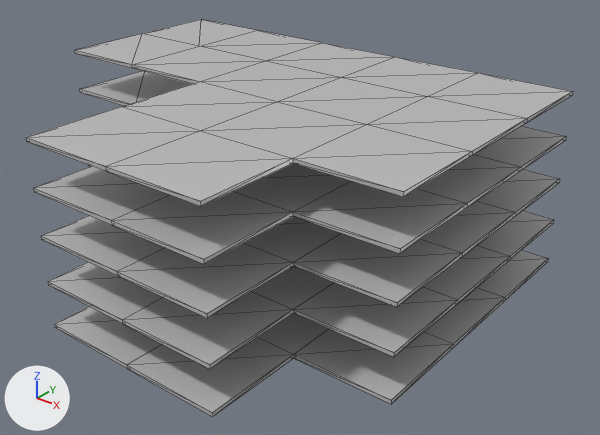
An edit to the glTF model models/floor01.glb, drawn before and after from the same camera.
One viewpoint serves both versions: a camera (50 mm lens) standing at (131.0, -140.3, 105.2) and looking at (13.9, 6.1, 14.5). Every picture has the same lights, and +X, +Y and +Z are marked at lower left. Mesh edges are drawn as thin lines. Where no turn or scale is listed for an object, it has been applied to the vertices.

In view in the first picture: 'floor1.001', 'floor2.001', 'floor3.001', 'floor4.001', 'floor5.001'.
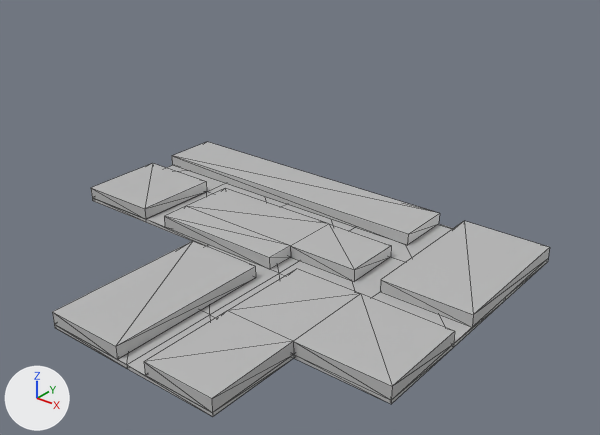
Edits to the bpy script that builds the scene:
```text
Add img_image_4:
    img_image_4 = load_image('Image_4', '_unpacked/Image_4', 512, 512, 'Non-Color')
Add img_image_5:
    img_image_5 = load_image('Image_5', '_unpacked/Image_5', 512, 512, 'Non-Color')
Add img_image_3:
    img_image_3 = load_image('Image_3', '_unpacked/Image_3', 512, 512, 'sRGB')
Change mat_floor:
    where n2 = _N.new('ShaderNodeTexImage'); n2.name = 'Image Texture'
    n2.image: img_image_0 -> img_image_3
    where n4 = _N.new('ShaderNodeTexImage'); n4.name = 'Image Texture.001'
    n4.image: img_image_1 -> img_image_4
    where n6 = _N.new('ShaderNodeTexImage'); n6.name = 'Image Texture.002'
    n6.image: img_image_2 -> img_image_5
Add mat_08___default:
    mat_08___default = bpy.data.materials.new('08 - Default')
    # uses the picture img_image_0
    # uses the picture img_image_1
    # uses the picture img_image_2
Add me_floor_room_3:
    me_floor_room_3.from_pydata(...)  # a box spanning x -74.0..17.3, y 33.3..50.0, z 1.0..4.3
    me_floor_room_3.materials.append(mat_08___default)
Add me_floor_room_4:
    me_floor_room_4.from_pydata(...)  # a box spanning x 25.0..50.0, y 8.4..50.0, z 1.0..4.3
    me_floor_room_4.materials.append(mat_08___default)
Add me_floor_room_2:
    me_floor_room_2.from_pydata(...)  # 16 vertices, 28 faces; spans x -41.9..17.3, y 0.0..25.0, z 1.0..4.3
    me_floor_room_2.materials.append(mat_08___default)
Add me_floor_room_1:
    me_floor_room_1.from_pydata(...)  # a box spanning x -25.0..-3.1, y -50.0..-5.4, z 1.0..4.3
    me_floor_room_1.materials.append(mat_08___default)
Add me_floor_room_5:
    me_floor_room_5.from_pydata(...)  # 16 vertices, 28 faces; spans x 5.7..50.0, y -50.0..0.0, z 1.0..4.3
    me_floor_room_5.materials.append(mat_08___default)
Add me_floor_room_0:
    me_floor_room_0.from_pydata(...)  # a box spanning x -74.0..-50.0, y 0.0..25.0, z 1.0..4.3
    me_floor_room_0.materials.append(mat_08___default)
Remove ob_floor2_001:
    ob_floor2_001 = bpy.data.objects.new('floor2.001', me_floor2)
    ob_floor2_001.location = (12.0, 0.0, 10.8)
Remove ob_floor3_001:
    ob_floor3_001 = bpy.data.objects.new('floor3.001', me_floor3)
    ob_floor3_001.location = (12.0, 0.0, 22.1)
Remove ob_floor4_001:
    ob_floor4_001 = bpy.data.objects.new('floor4.001', me_floor4)
    ob_floor4_001.location = (12.0, 0.0, 33.5)
Remove ob_floor5_001:
    ob_floor5_001 = bpy.data.objects.new('floor5.001', me_floor5)
    ob_floor5_001.location = (12.0, 0.0, 44.8)
Add ob_floor_room_3_001:
    ob_floor_room_3_001 = bpy.data.objects.new('floor_room_3.001', me_floor_room_3)
    ob_floor_room_3_001.location = (12.0, 0.0, -0.5)
Add ob_floor_room_4_001:
    ob_floor_room_4_001 = bpy.data.objects.new('floor_room_4.001', me_floor_room_4)
    ob_floor_room_4_001.location = (12.0, 0.0, -0.5)
Add ob_floor_room_2_001:
    ob_floor_room_2_001 = bpy.data.objects.new('floor_room_2.001', me_floor_room_2)
    ob_floor_room_2_001.location = (12.0, 0.0, -0.5)
Add ob_floor_room_1_001:
    ob_floor_room_1_001 = bpy.data.objects.new('floor_room_1.001', me_floor_room_1)
    ob_floor_room_1_001.location = (12.0, 0.0, -0.5)
Add ob_floor_room_5_001:
    ob_floor_room_5_001 = bpy.data.objects.new('floor_room_5.001', me_floor_room_5)
    ob_floor_room_5_001.location = (12.0, 0.0, -0.5)
Add ob_floor_room_0_001:
    ob_floor_room_0_001 = bpy.data.objects.new('floor_room_0.001', me_floor_room_0)
    ob_floor_room_0_001.location = (12.0, 0.0, -0.5)
```

Location of each change, [x1, y1, x2, y2] in pixels of the pictures (600 x 435 px):
'floor5.001', deleted: before [26, 19, 573, 206]
'floor4.001', deleted: before [34, 71, 566, 264]
'floor1.001', surface changed: [54, 165, 548, 416] in both
'floor3.001', deleted: before [41, 169, 560, 318]
'floor_room_5.001', added: after [144, 269, 455, 413]
'floor2.001', deleted: before [48, 165, 554, 369]
'floor_room_1.001', added: after [52, 241, 256, 359]
'floor_room_2.001', added: after [164, 188, 391, 281]
'floor_room_4.001', added: after [380, 221, 550, 327]
'floor_room_3.001', added: after [172, 142, 440, 245]
'floor_room_0.001', added: after [91, 163, 207, 219]
'floor_side.001', now drawn: after [54, 198, 548, 417]
